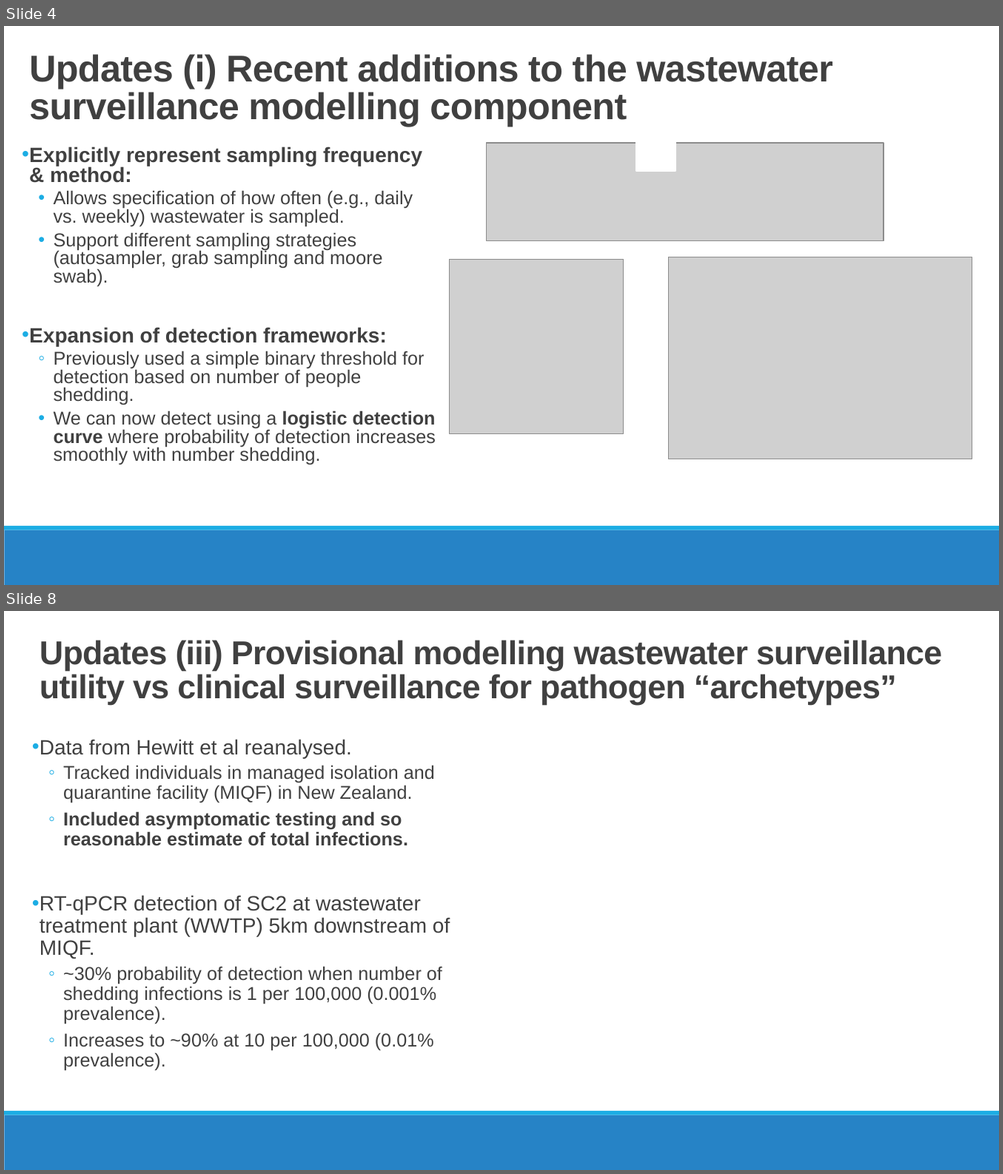
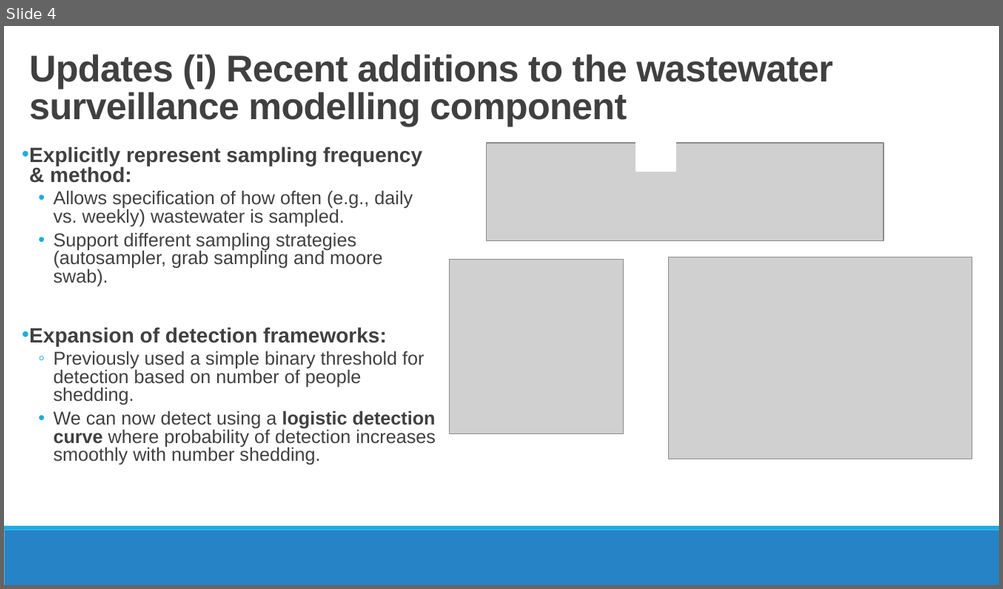
Before and after one commit to mrc-ide/wastewatchR, a slide deck: inst/presentations/CWhittaker_WASPP_YogKickoffModellingMeetingSlides_22ndJan25.pptx. Shown one above the other, each under a label of ours: slides 4 and 8 before the commit, slide 4 after it; the slides between them are not shown. The pictures are 1003x1174 and 1003x589 pixels, drawn with LibreOffice and Linux fonts; fonts in the diff are those of the drawing; grey boxes stand for pictures; background and template pictures are left out. Boxes give left, top, right and bottom in pixels: in the first picture for what was removed or moved away, otherwise in the second. Text is boxed around its words. In the diff, an @@ line names an element or a change of style, - is before the commit and + after.

```diff
--- a/inst/presentations/CWhittaker_WASPP_YogKickoffModellingMeetingSlides_22ndJan25.pptx
+++ b/inst/presentations/CWhittaker_WASPP_YogKickoffModellingMeetingSlides_22ndJan25.pptx
@@ slide 8 removed at bbox=[4, 611, 999, 1170], background #FFFFFF; not listed: 2 template elements that a slide beside it also shows @@
@@ title removed at bbox=[40, 640, 942, 705] @@
-Updates (iii) Provisional modelling wastewater surveillance utility vs clinical surveillance for pathogen “archetypes”
@@ text removed at bbox=[32, 739, 449, 1071] @@
-• Data from Hewitt et al reanalysed.
-  ◦ Tracked individuals in managed isolation and quarantine facility (MIQF) in New Zealand.
-  ◦ Included asymptomatic testing and so reasonable estimate of total infections.
-• RT-qPCR detection of SC2 at wastewater treatment plant (WWTP) 5km downstream of MIQF.
-  ◦ ~30% probability of detection when number of shedding infections is 1 per 100,000 (0.001% prevalence).
-  ◦ Increases to ~90% at 10 per 100,000 (0.01% prevalence).
```
Also in this commit, not shown: 3 slides changed, 1 slide added, 3 other files.
